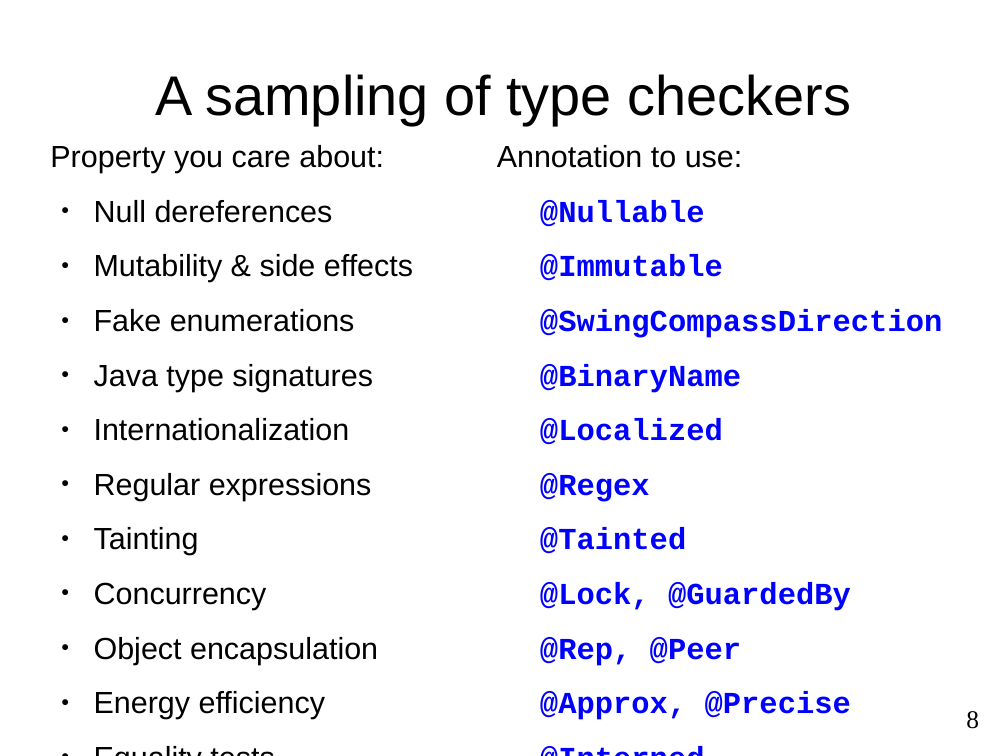
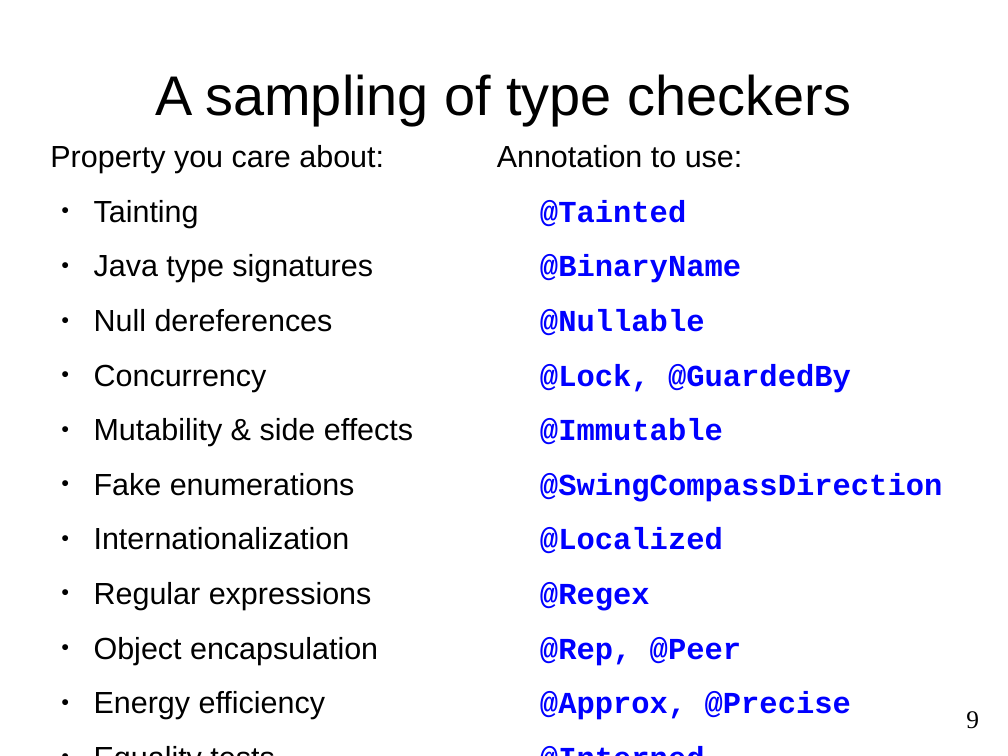
Before and after one commit to reprogrammer/checker-framework, a slide deck: slide 9 of demos/2011-OSBridge/usage.odp (slide 8 before the commit). Drawn at 1008x756 pixels with LibreOffice and Linux fonts; fonts in the diff are those of the drawing. Boxes give left, top, right and bottom in pixels: in the first picture for what was removed or moved away, otherwise in the second. Text is boxed around its words. In the diff, an @@ line names an element or a change of style, - is before the commit and + after.

```diff
--- a/demos/2011-OSBridge/usage.odp
+++ b/demos/2011-OSBridge/usage.odp
@@ text at <box>94,200,373,282</box>: paragraphs added @@
+● Tainting
+● Java type signatures
@@ text at <box>540,200,741,283</box>: paragraphs added @@
+@Tainted
+@BinaryName
@@ text at <box>94,364,267,392</box>: paragraph added @@
+● Concurrency
@@ text at <box>94,364,373,392</box>: paragraph removed @@
-● Java type signatures
@@ text at <box>540,364,851,393</box>: paragraph added @@
+@Lock, @GuardedBy
@@ text at <box>540,364,741,393</box>: paragraph removed @@
-@BinaryName
@@ text at <box>94,527,267,610</box>: paragraphs removed @@
-● Tainting
-● Concurrency
@@ text at <box>540,528,851,611</box>: paragraphs removed @@
-@Tainted
-@Lock, @GuardedBy
@@ page number at <box>966,711,979,729</box>: text changed @@
-8
+9
```
Also in this commit, not shown: 2 other slides changed, 1 other file.
